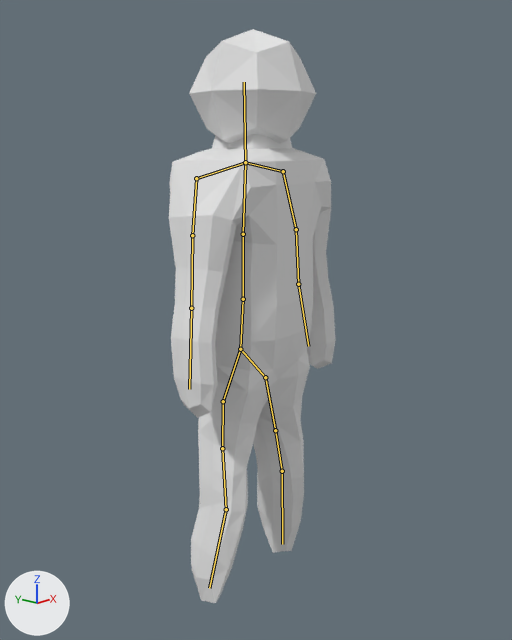
An edit to the Blender file assets/stickman with head.blend, drawn before and after from the same camera.
Camera for both pictures: a 50 mm lens placed at (-9.36, -8.22, 3.16), pointed at (-0.27, -0.38, 0.07). Every picture has the same lights, and +X, +Y and +Z are marked at lower left. The bones that bend it are drawn over the model as lines.

The first picture shows 'Body'.
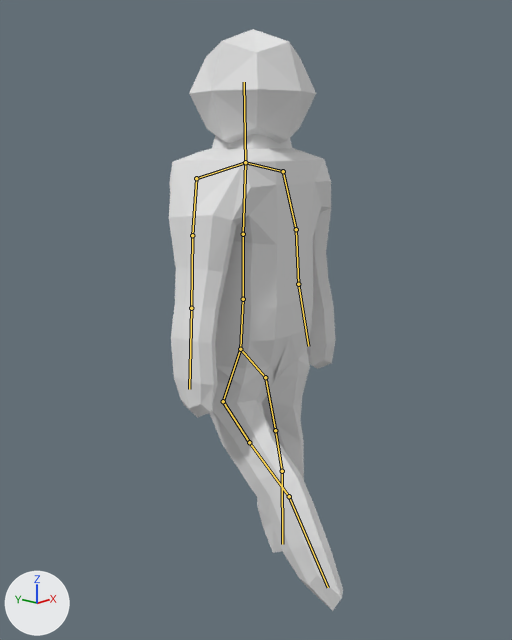
The newer file adds an action. The first version stands in its rest pose; the second is drawn at frame 20 of the action 'KickingAttackAnimation'.

Boxes (x1, y1, x2, y2) around the edits, measured in the pictures (512 x 640 px):
'Body', posed
    before: (169, 29, 336, 603)
    after: (169, 29, 343, 611)
bone 'Bone.019', root to tip
    before: (223, 401) to (222, 448)
    after: (223, 401) to (249, 442)

The change, as a diff of the scene's bpy script:
```diff
--- a/assets/stickman with head.blend.py
+++ b/assets/stickman with head.blend.py
@@ bone_bone_019 @@
 bone_bone_019 = bpy.data.objects['Armature'].pose.bones['Bone.019']  # child of 'Bone.025'
-bone_bone_019.rotation_quaternion = (1.0, 0.0, 0.0, 0.0)  # degrees (0, 0, 0)
+bone_bone_019.rotation_quaternion = (0.928, -0.224, 0.055, -0.292)  # degrees (-27, -2, -34)
```
